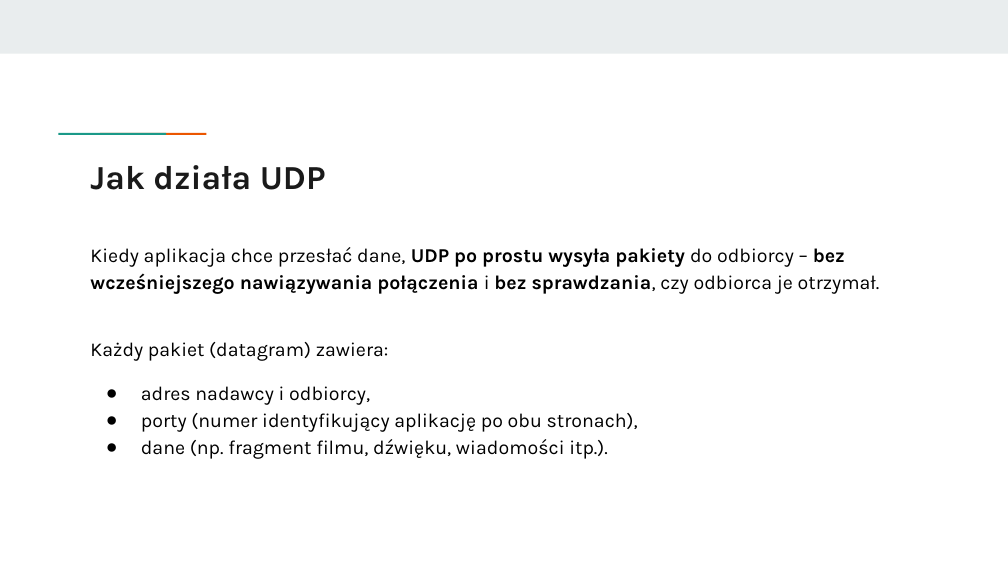
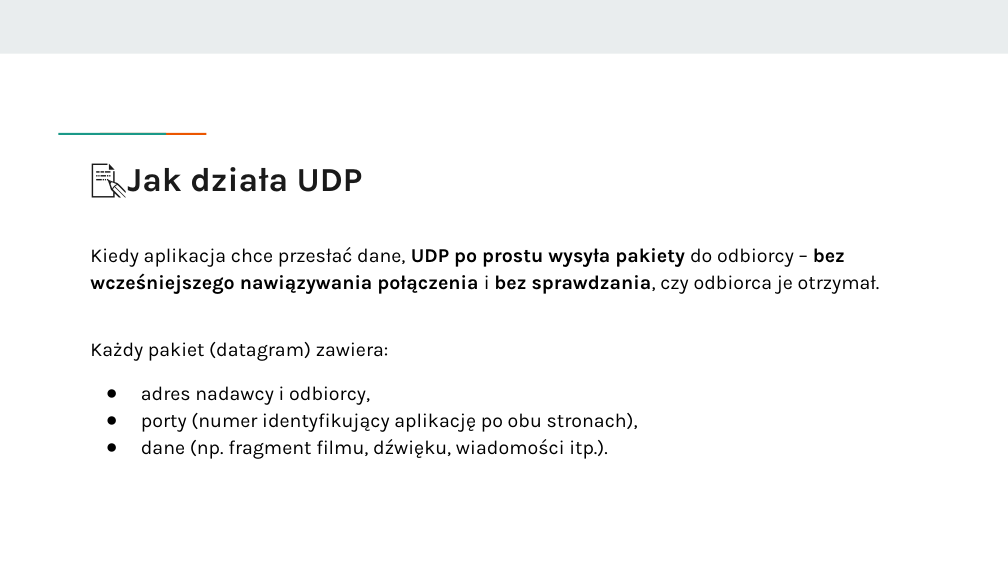
Before and after one commit to KasiaKasia/PRZEDMIOTY, a slide deck: slide 92 of ZASTOSOWANIE_INFORMATYKI/1A-gr_2/Zastosowanie informatyki - 1A gr. 2.pptx. Drawn at 1008x567 pixels with LibreOffice and Linux fonts; fonts in the diff are those of the drawing. Boxes give left, top, right and bottom in pixels: in the first picture for what was removed or moved away, otherwise in the second. Text is boxed around its words. In the diff, an @@ line names an element or a change of style, - is before the commit and + after.

```diff
--- a/ZASTOSOWANIE_INFORMATYKI/1A-gr_2/Zastosowanie informatyki - 1A gr. 2.pptx
+++ b/ZASTOSOWANIE_INFORMATYKI/1A-gr_2/Zastosowanie informatyki - 1A gr. 2.pptx
@@ title at bbox=[127, 167, 363, 192]: text changed @@
-Jak działa UDP
+📝Jak działa UDP
```
Also in this commit, not shown: 14 other slides changed, 3 other files.
